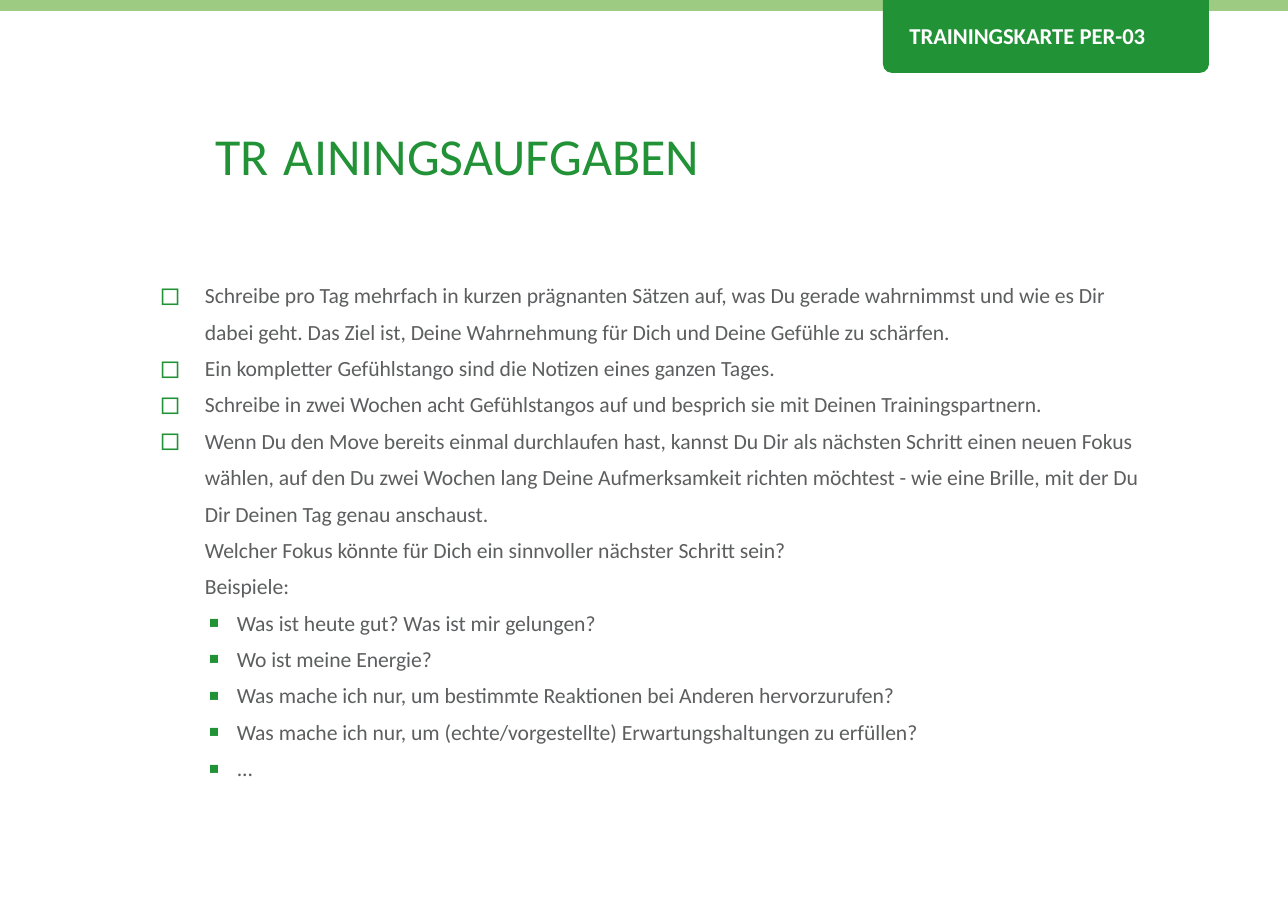
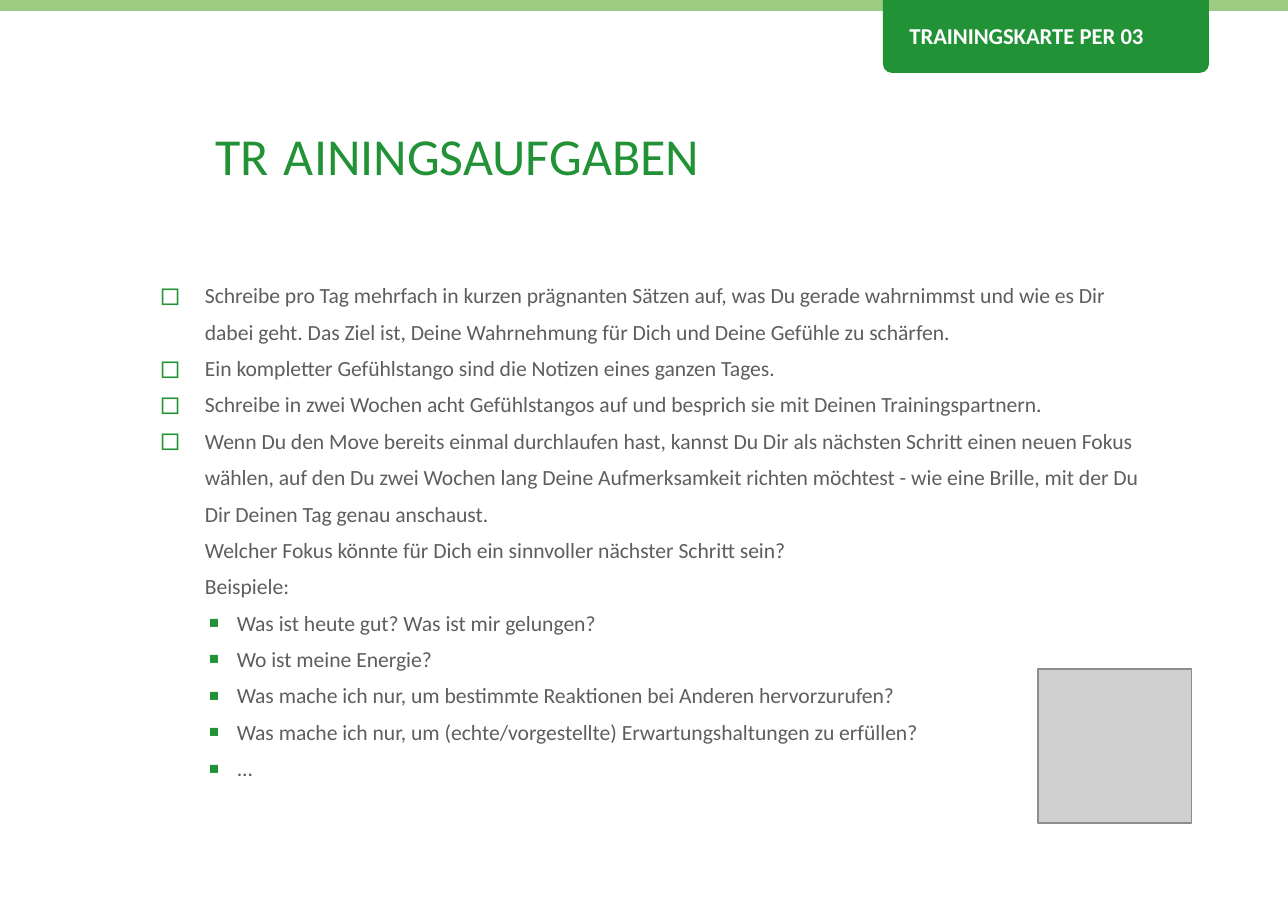
Before and after one commit to Teamtool/training-materials, a slide deck: slide 2 of emotional erwachsen/Perception (PER)/ger/apprentice/ger_PER_03_Gefuehlstango_EE_A.pptx. Drawn at 1288x908 pixels with LibreOffice and Linux fonts; fonts in the diff are those of the drawing; grey boxes stand for pictures; background and template pictures are left out. Boxes give left, top, right and bottom in pixels: in the first picture for what was removed or moved away, otherwise in the second. Text is boxed around its words. In the diff, an @@ line names an element or a change of style, - is before the commit and + after.

```diff
--- a/emotional erwachsen/Perception (PER)/ger/apprentice/ger_PER_03_Gefuehlstango_EE_A.pptx
+++ b/emotional erwachsen/Perception (PER)/ger/apprentice/ger_PER_03_Gefuehlstango_EE_A.pptx
@@ text at [909, 29, 1144, 44]: text changed @@
-TRAININGSKARTE PER-03
+TRAININGSKARTE PER 03
@@ picture added at [1039, 670, 1193, 824] @@
```
Also in this commit, not shown: 1 other slide changed, 3 other files.
